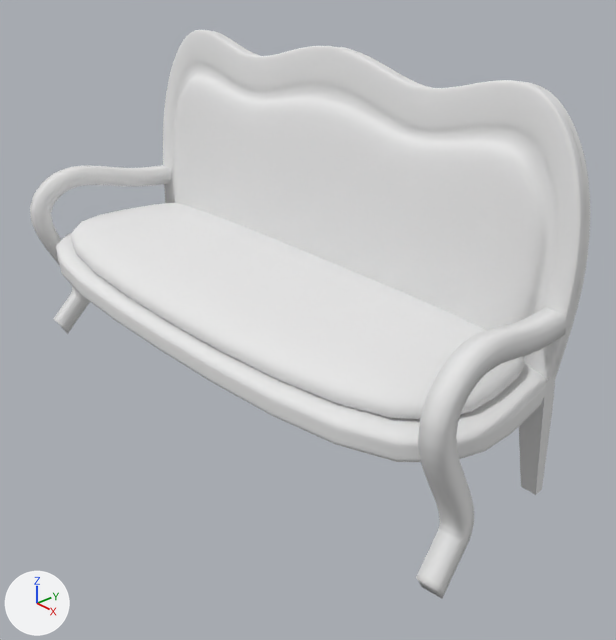
The Blender file Assets/models/house/floor01/couch01/couch01.blend: old version first, new version second.
One viewpoint serves both versions: a 50 mm camera at (6.06, -4.58, 3.48) aimed at (0.55, 0.25, -0.01). Lighting does not change. The marker at lower left points along +X, +Y and +Z.

Before the edit, the objects in view are built like this:
```python
ob_cube = bpy.data.objects.new('Cube', me_cube)
ob_cube.location = (0.0, 0.57, 0.19)
ob_cube_000 = bpy.data.objects.new('Cube.000', me_cube_006)
ob_cube_000.location = (0.0, 0.06, 0.23)
ob_cube_002 = bpy.data.objects.new('Cube.002', me_cube_002)
ob_cube_002.location = (0.0, 1.07, 1.78)
ob_cube_002.rotation_euler = (-0.119, 0.0, 0.0)  # degrees (-6.8, 0, 0)
ob_cube_003 = bpy.data.objects.new('Cube.003', me_cube_004)
ob_cube_003.location = (0.0, 0.94, -0.52)
ob_cube_003.rotation_euler = (0.129, 0.0, 0.0)  # degrees (7.4, 0, 0)
ob_cube_004 = bpy.data.objects.new('Cube.004', me_cube_005)
ob_cube_004.location = (0.0, 0.14, 0.0)
```
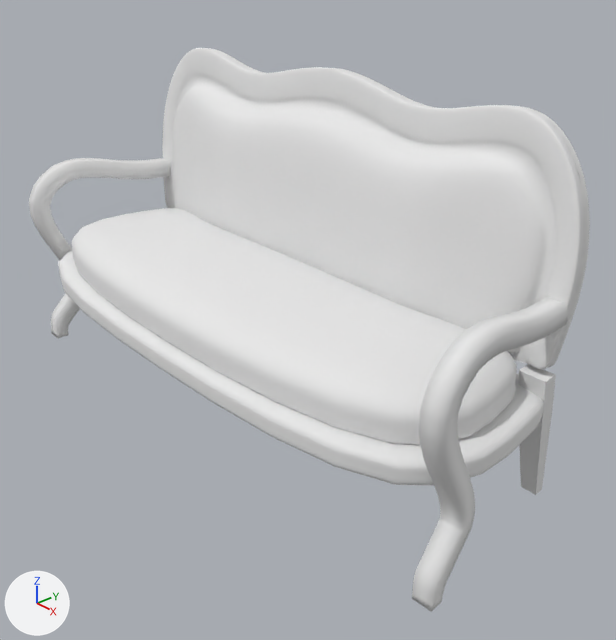
Where the change shows, as pixel boxes (x1, y1, x2, y2) in the pictures (616 x 640 px; the box of a moved part takes in the faces that stretch with it):
'Cube.002', reshaped (8% shorter): before (163, 30, 590, 379); after (162, 48, 590, 369)
'Cube.000', reshaped, moved (10% taller): before (71, 203, 524, 419); after (72, 208, 517, 445)
'Cube.004', moved: before (56, 233, 546, 462); after (58, 250, 544, 485)
'Cube', reshaped, moved: before (30, 165, 567, 598); after (29, 158, 568, 612)
part 1 of me_cube_002, moved or reshaped: before (208, 30, 590, 376); after (208, 48, 590, 368)
part 2 of me_cube_002, moved or reshaped: before (163, 30, 586, 379); after (163, 48, 584, 369)
part 4 of me_cube, built on: before (53, 316, 445, 598); after (51, 309, 446, 612)

Diff of the bpy script that builds the scene:
```diff
--- a/Assets/models/house/floor01/couch01/couch01.blend.py
+++ b/Assets/models/house/floor01/couch01/couch01.blend.py
@@ me_cube_002 @@
 # used by ob_cube_002; location = (0.0, 1.07, 1.78); rotation_euler = (-0.119, 0.0, 0.0), in degrees (-6.8, 0, 0)
-me_cube_002.from_pydata(...)  # 404 vertices, 358 faces; spans x -2.92..2.92, y -0.2..0.12, z -1.9..0.58
+me_cube_002.from_pydata(...)  # 404 vertices, 358 faces; spans x -2.92..2.92, y -0.39..0.09, z -1.67..0.37
+# me_cube_002 part 1: the loose piece of 185 vertices spanning x -2.92..2.92, y -0.04..0.12, z -1.9..0.57 is multiplied about its middle by the matrix ((1.0, 0.0, 0.0), (0.0, 0.998, 0.021), (0.0, 0.021, 0.827)), then moved by (0.0, 0.0, 0.01)
+# me_cube_002 part 2: 219 of 404 vertices moved; they spanned x -2.92..2.92, y -0.2..0.06, z -1.9..0.58 and now span x -2.92..2.92, y -0.39..0.04, z -1.67..0.37; mean shift (0.0, -0.04, 0.0); largest move (1.16, -0.15, -1.66) -> (1.16, -0.37, -1.5)
 me_cube_002.materials.append(mat_couch01_fabric)
@@ me_cube_006 @@
 # used by ob_cube_000; location = (0.0, 0.06, 0.23)
-me_cube_006.from_pydata(...)  # 26 vertices, 24 faces; spans x -3.05..3.05, y -1.1..0.91, z -0.15..0.15
+me_cube_006.from_pydata(...)  # 34 vertices, 32 faces; spans x -3.05..3.05, y -1.1..0.91, z -0.22..0.24
+# me_cube_006 part 3: the whole mesh is rebuilt
 me_cube_006.materials.append(mat_couch01_fabric)
@@ me_cube @@
 # used by ob_cube; location = (0.0, 0.57, 0.19)
-me_cube.from_pydata(...)  # 344 vertices, 340 faces; spans x 2.68..3.08, y -1.39..0.38, z -1.35..0.63
+me_cube.from_pydata(...)  # 356 vertices, 352 faces; spans x 2.68..3.08, y -1.39..0.38, z -1.46..0.63
+# me_cube part 4
+# 1 face is deleted
+# 4 vertices move from x 2.87..3.07, y -1.3..-1.18, z -1.35..-1.19 to x 2.87..3.07, y -1.31..-1.17, z -1.36..-1.22
+# 12 vertices are added at x 2.87..3.07, y -1.33..-1.18, z -1.46..-1.31
+# 13 new faces join them
 me_cube.materials.append(mat_couch01_wood)
@@ ob_cube_000 @@
 ob_cube_000 = bpy.data.objects.new('Cube.000', me_cube_006)
-ob_cube_000.location = (0.0, 0.06, 0.23)
+ob_cube_000.location = (0.0, 0.06, 0.13)
 _m = ob_cube_000.modifiers.new('Subsurf', 'SUBSURF')
@@ ob_cube_004 @@
 ob_cube_004 = bpy.data.objects.new('Cube.004', me_cube_005)
-ob_cube_004.location = (0.0, 0.14, 0.0)
+ob_cube_004.location = (0.0, 0.14, -0.2)
 _m = ob_cube_004.modifiers.new('Subsurf', 'SUBSURF')
@@ ob_cube @@
 ob_cube = bpy.data.objects.new('Cube', me_cube)
-ob_cube.location = (0.0, 0.57, 0.19)
+ob_cube.location = (0.0, 0.57, 0.28)
 _m = ob_cube.modifiers.new('Mirror', 'MIRROR')
```
